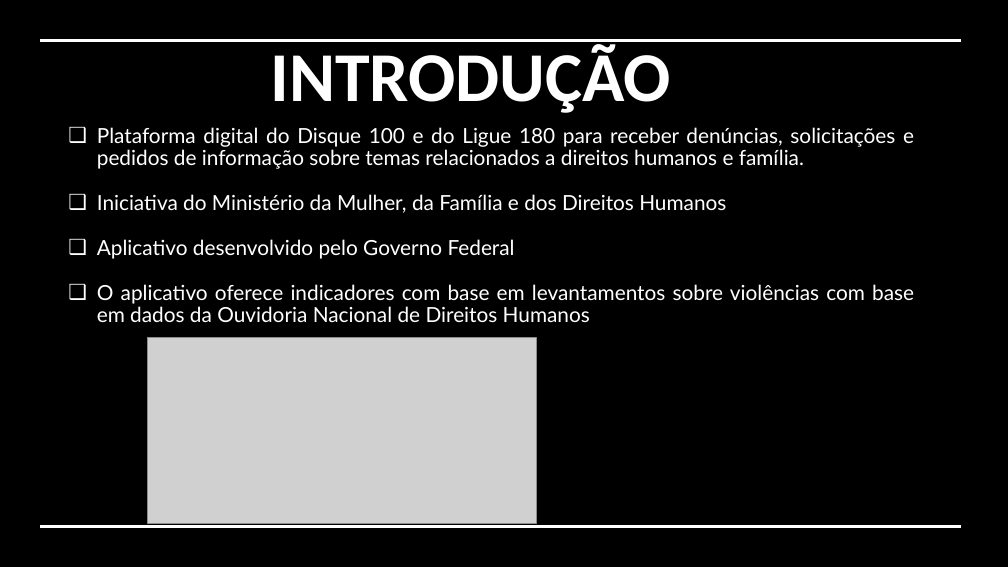
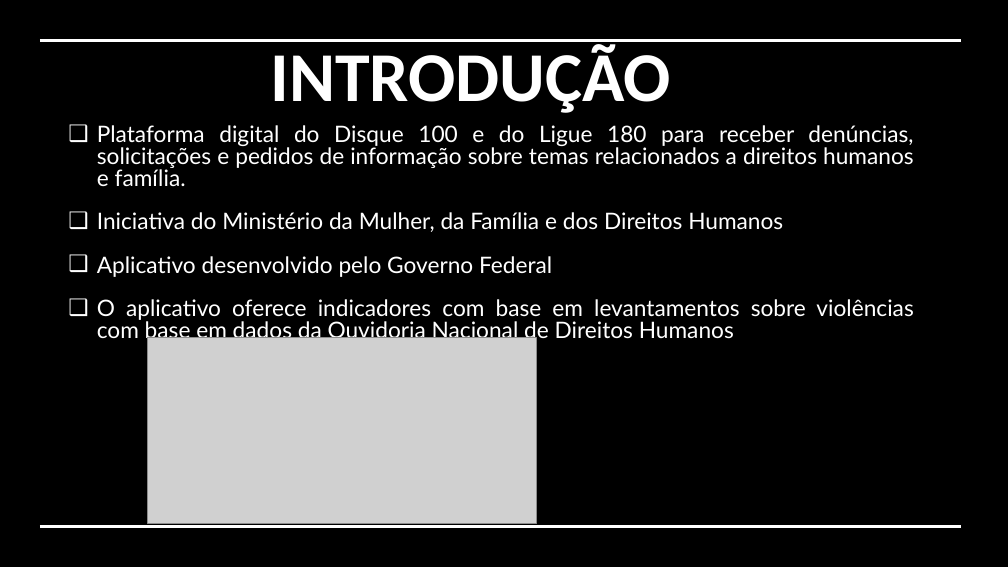
Before and after one commit to A2LF/FrontAnd, a slide deck: slide 2 of integrador-frontend/src/assets/img/APP DH SABE 254.pptx. Drawn at 1008x567 pixels with LibreOffice and Linux fonts; fonts in the diff are those of the drawing; grey boxes stand for pictures; background and template pictures are left out; a plain dark background stands for a picture behind light text. Boxes give left, top, right and bottom in pixels: in the first picture for what was removed or moved away, otherwise in the second. Text is boxed around its words. In the diff, an @@ line names an element or a change of style, - is before the commit and + after.

```diff
--- a/integrador-frontend/src/assets/img/APP DH SABE 254.pptx
+++ b/integrador-frontend/src/assets/img/APP DH SABE 254.pptx
@@ text "Plataforma digital do Disque 100 ..." at (97, 125, 914, 343): size 19.8 to 21.6 pt; line spacing 0.9 to 0.8 @@
```
Also in this commit, not shown: 1 other slide changed, 6 slides added, 7 other files.
